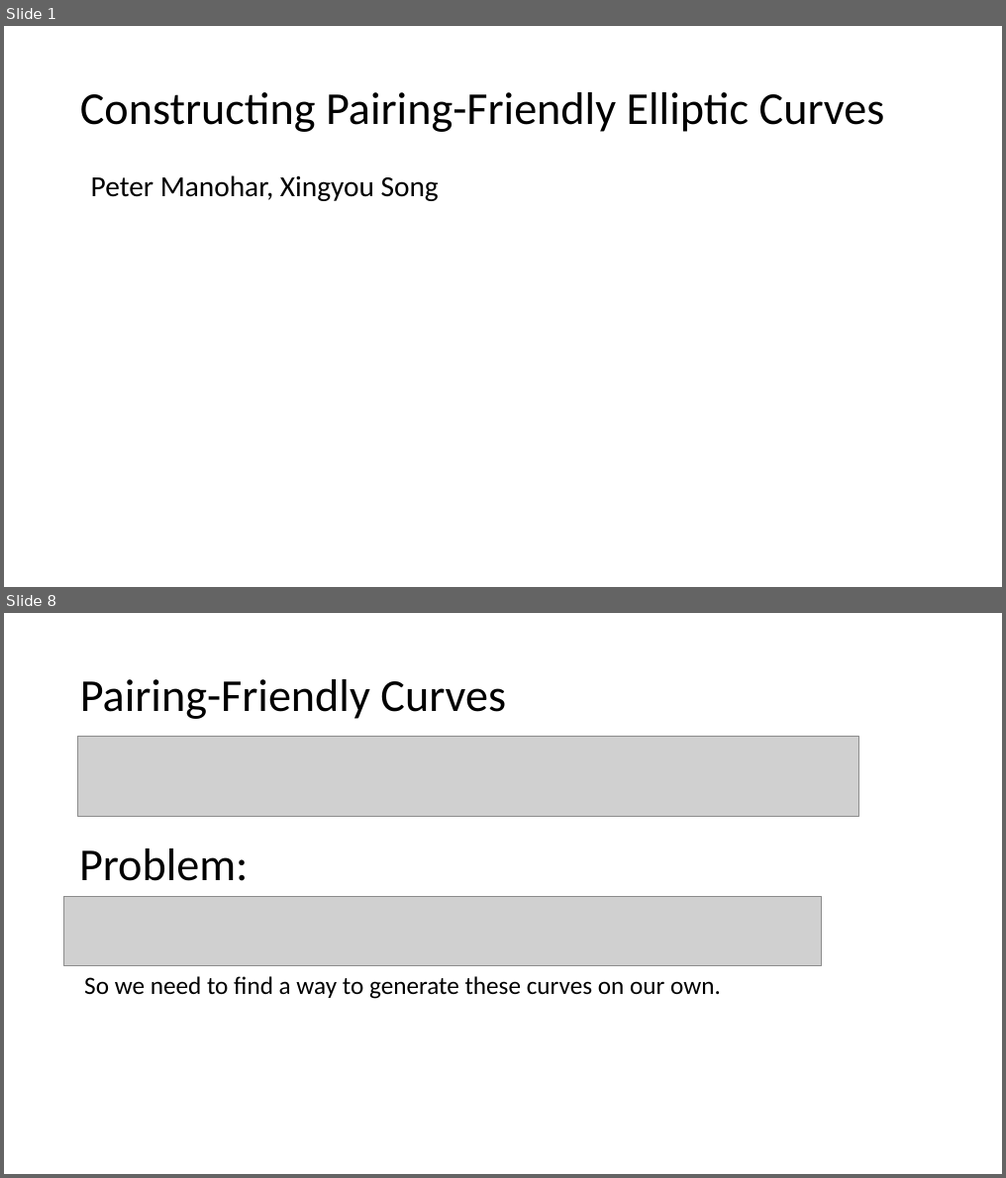
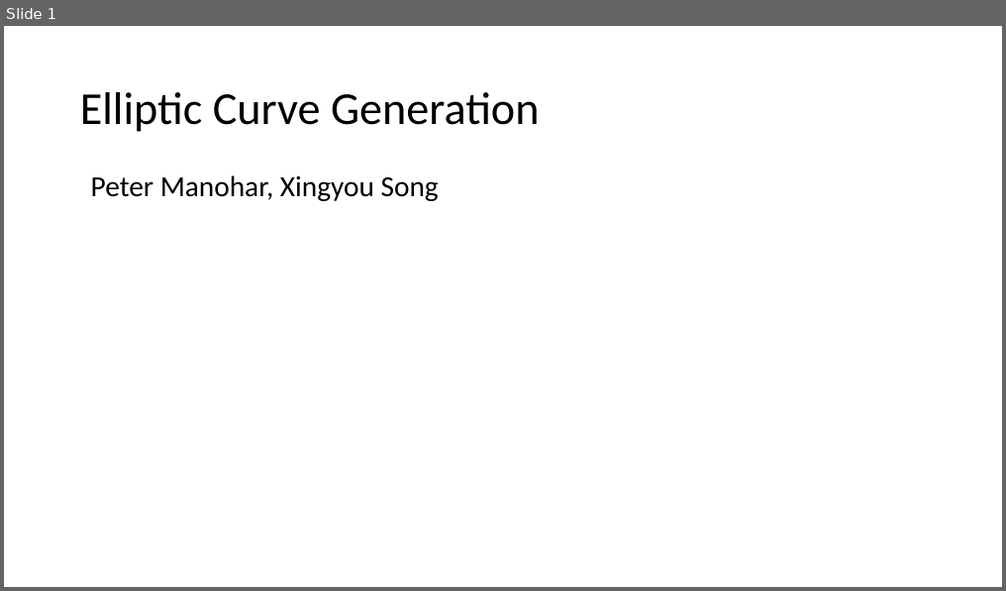
Before and after one commit to Srizzle/CS276-Project-Writeup, a slide deck: Presentation.ppt.pptx. Shown one above the other, each under a label of ours: slides 1 and 8 before the commit, slide 1 after it; the slides between them are not shown. The pictures are 1006x1178 and 1006x591 pixels, drawn with LibreOffice and Linux fonts; fonts in the diff are those of the drawing; grey boxes stand for pictures. Boxes give left, top, right and bottom in pixels: in the first picture for what was removed or moved away, otherwise in the second. Text is boxed around its words. In the diff, an @@ line names an element or a change of style, - is before the commit and + after.

```diff
--- a/Presentation.ppt.pptx
+++ b/Presentation.ppt.pptx
@@ slide 8 removed at box(4, 613, 1002, 1174), background #FFFFFF @@
@@ title removed at box(80, 679, 506, 719) @@
-Pairing-Friendly Curves
@@ picture removed at box(78, 736, 859, 817) @@
@@ text removed at box(79, 849, 249, 881) @@
-Problem:
@@ picture removed at box(63, 897, 822, 966) @@
@@ text removed at box(84, 976, 721, 999) @@
-So we need to find a way to generate these curves on our own.
@@ slide 1 changed as well @@
@@ title at box(80, 92, 540, 132): text changed @@
-Constructing Pairing-Friendly Elliptic Curves
+Elliptic Curve Generation
```
Also in this commit, not shown: 1 slide added, 7 other slides removed, 1 other file.
